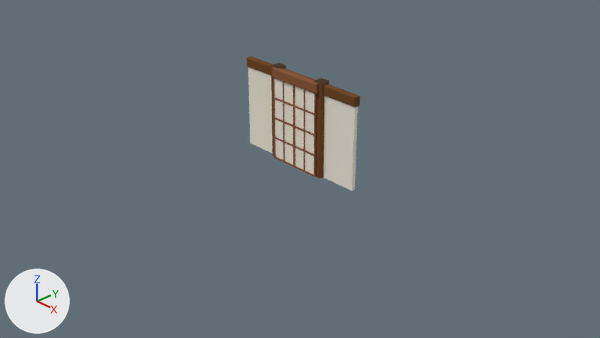
Before and after pictures for a commit that changed the Blender file ExternalAssets/Blender/WallJapaneseDoor.blend.
Both versions are drawn from the file's camera 'Camera'. The axes (+X, +Y, +Z) are drawn at lower left. The lights are the same throughout.

Script lines for the objects in view, before the commit:
```python
ob_corner = bpy.data.objects.new('Corner', me_cube_008)
ob_corner.location = (0.402, 0.0, -0.5)
ob_corner_003 = bpy.data.objects.new('Corner.003', me_cube_012)
ob_corner_003.location = (-0.398, 0.0, -0.5)
ob_dooreast = bpy.data.objects.new('DoorEast', me_westcube_002)
ob_dooreast.parent = ob_doorslideeast
ob_dooreast.location = (0.201, -0.0926, 0.588)
ob_dooreast.scale = (1.0, 1.0, 1.03)
ob_dooreast_001 = bpy.data.objects.new('DoorEast.001', me_westcube_003)
ob_dooreast_001.parent = ob_doorslidewest
ob_dooreast_001.location = (-0.197, -0.0926, 0.588)
ob_dooreast_001.scale = (1.0, 1.0, 1.03)
ob_east = bpy.data.objects.new('East', me_eastcube)
ob_east.location = (0.25, 0.005, -0.5)
ob_east.rotation_euler = (0.0, 0.0, 1.571)  # degrees (0, 0, 90)
ob_easttop = bpy.data.objects.new('EastTop', me_cube_011)
ob_easttop.parent = ob_east
ob_easttop.location = (0.743, 0.0, 1.212)
ob_easttop.scale = (1.0, 0.567, 0.822)
ob_top_001 = bpy.data.objects.new('Top.001', me_cube_010)
ob_top_001.location = (0.014, -0.093, 1.234)
ob_top_001.scale = (1.17, 0.345, 0.822)
ob_west = bpy.data.objects.new('West', me_westcube)
ob_west.location = (-0.799, 0.005, -0.5)
ob_west.rotation_euler = (0.0, 0.0, 1.571)  # degrees (0, 0, 90)
ob_westtop = bpy.data.objects.new('WestTop', me_cube_007)
ob_westtop.parent = ob_west
ob_westtop.location = (-0.665, 0.0, 1.212)
ob_westtop.scale = (1.0, 0.567, 0.822)
```
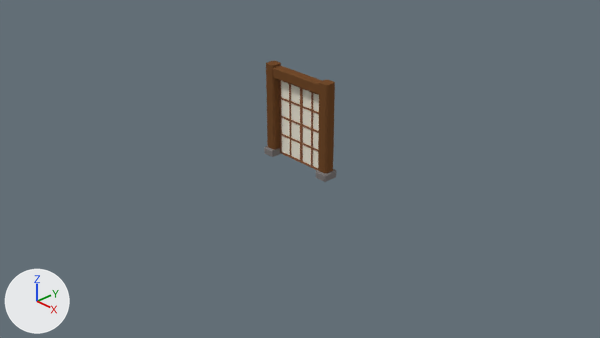
Where the newer file only moved an object's origin or applied its transform, the numbers keep the older frame.

Location of each change, [x1, y1, x2, y2] in pixels of the pictures (600 x 338 px):
'East', deleted
    before: [323, 96, 358, 191]
'DoorEast', deleted
    before: [294, 86, 317, 177]
'West', deleted
    before: [248, 67, 273, 154]
'DoorEast.001', deleted
    before: [273, 78, 294, 167]
'DoorRight', added
    after: [279, 80, 301, 162]
'CapRight', added (brown)
    after: [316, 80, 336, 182]
'DoorLeft', added
    after: [301, 88, 319, 170]
'CapLeft', added (brown)
    after: [264, 61, 281, 157]
'Corner', deleted (brown)
    before: [314, 78, 329, 178]
'Top', mesh rescaled
    before: [284, 68, 315, 80]
    after: [273, 65, 322, 95]
'Top.001', deleted (brown)
    before: [272, 67, 318, 94]
'EastTop', deleted (brown)
    before: [323, 84, 360, 107]
'WestTop', deleted
    before: [247, 56, 273, 75]
'Corner.003', deleted
    before: [271, 63, 286, 157]

Patch to the scene script:
```diff
--- a/ExternalAssets/Blender/WallJapaneseDoor.blend.py
+++ b/ExternalAssets/Blender/WallJapaneseDoor.blend.py
@@ me_cube_005 @@
 me_cube_005.from_pydata(...)  # 16 vertices, 10 faces; spans x -0.354..0.354, y -0.079..0.079, z -0.08..0.079
 # used by ob_top; location = (0.014, 0.0, 1.212); scale = (1.0, 0.567, 0.822)
+# me_cube_005 part 1: the whole mesh is scaled about its middle by (1.3, 1.46, 1.17), then moved by (-0.02, 0.0, 0.0)
 me_cube_005.materials.append(mat_palette)
@@ ob_corner @@
-ob_corner = bpy.data.objects.new('Corner', me_cube_008)
@@ ob_westtop @@
-ob_westtop = bpy.data.objects.new('WestTop', me_cube_007)
@@ ob_east @@
-ob_east = bpy.data.objects.new('East', me_eastcube)
@@ ob_west @@
-ob_west = bpy.data.objects.new('West', me_westcube)
@@ ob_easttop @@
-ob_easttop = bpy.data.objects.new('EastTop', me_cube_011)
@@ ob_corner_003 @@
-ob_corner_003 = bpy.data.objects.new('Corner.003', me_cube_012)
@@ ob_dooreast @@
-ob_dooreast = bpy.data.objects.new('DoorEast', me_westcube_002)
@@ ob_dooreast_001 @@
-ob_dooreast_001 = bpy.data.objects.new('DoorEast.001', me_westcube_003)
@@ ob_top_001 @@
-ob_top_001 = bpy.data.objects.new('Top.001', me_cube_010)
@@ ob_capleft @@
+ob_capleft = bpy.data.objects.new('CapLeft', me_cube_013)  # 40 vertices, 27 faces; spans x -0.063..0.081, y -0.079..0.079, z 0.0..1.065; in mat_palette (picture img_palette128_png)
+ob_capleft.location = (-0.5, 0.0, 0.0)
+ob_capleft.scale = (-1.27, 1.41, 1.23)
@@ ob_capright @@
+ob_capright = bpy.data.objects.new('CapRight', me_cube_003)  # 40 vertices, 27 faces; spans x -0.063..0.081, y -0.079..0.079, z 0.0..1.065; in mat_palette (picture img_palette128_png)
+ob_capright.location = (0.5, 0.0, 0.0)
+ob_capright.scale = (1.27, 1.41, 1.23)
@@ ob_doorright @@
+ob_doorright = bpy.data.objects.new('DoorRight', me_westcube_003_1)  # 184 vertices, 182 faces; spans x 0.0..0.421, y -0.042..0.0, z -0.553..0.545; in mat_palette (picture img_palette128_png)
+ob_doorright.location = (-0.416, 0.066, 0.576)
@@ ob_doorleft @@
+ob_doorleft = bpy.data.objects.new('DoorLeft', me_westcube_002_1)  # 184 vertices, 182 faces; spans x 0.0..0.421, y 0.0..0.042, z -0.553..0.545; in mat_palette (picture img_palette128_png)
+ob_doorleft.parent = ob_doorright
+ob_doorleft.location = (0.00264, -0.0214, 0.576)
```
